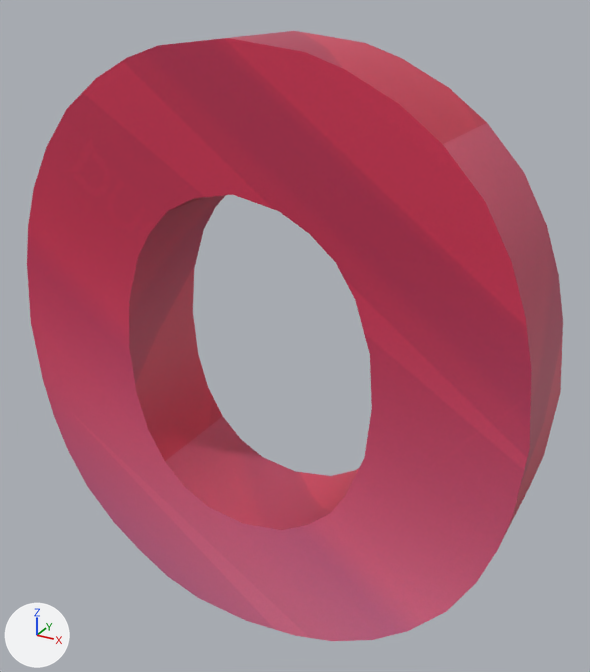
The FBX model Assets/XanaBuilder Assets/Models/TXL/01_Alphabets/TXL0110015_LetterO/TXL0110015.fbx as it was, and as the next commit left it.
Both versions are drawn from a camera (50 mm lens) standing at (0.758, -1.279, 1.282) and looking at (0.035, 0.035, 0.625). The lights are fixed; the arrows at lower left show +X, +Y and +Z. Where no turn or scale is listed for an object, it has been applied to the vertices.

Objects in the first picture: 'smTXL0110015'.
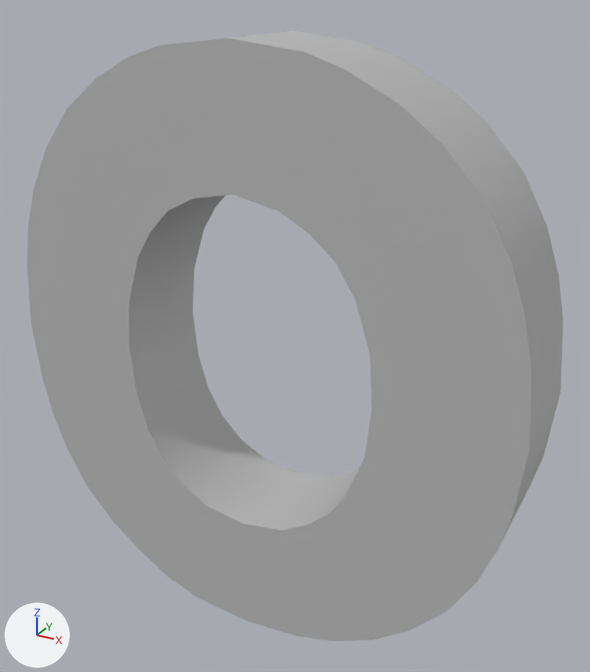
Changed parts and their boxes [x1, y1, x2, y2] in the pictures (590 x 672 px):
'smTXL0110015', surface changed (red to grey)
    both: [27, 31, 563, 641]

The change, as a list of edits to the scene's bpy script:
```text
Change mat_mttxl0110015_placemode:
    remove mat_mttxl0110015_placemode.texture = img_txtxl0110015_diffuse_png
    add mat_mttxl0110015_placemode.base_color = (0.5, 0.5, 0.5)  # grey #bcbcbc
```
